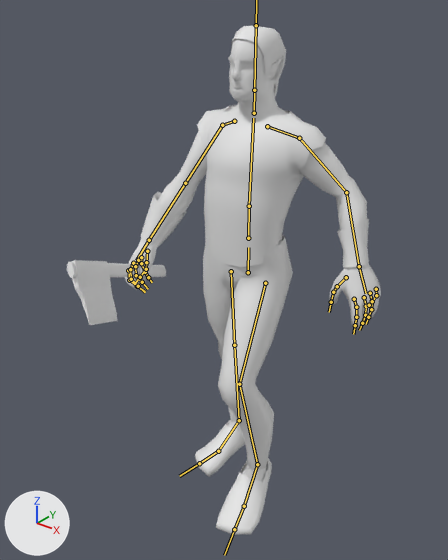
The FBX model Models Personatges/Models Carlos/elf_civil_final_axe_animation.fbx as it was, and as the next commit left it.
Rendered twice from a 50 mm camera at (2.11, -2.89, 3.34) aimed at (-0.04, -0.19, 1.67). The axes (+X, +Y, +Z) are drawn at lower left. The lights are the same throughout. Both versions are drawn at frame 7 of the action 'Armature|Walk'; the numbers are the values there. The bones that bend it are drawn over the model as lines.

In view in the first picture: 'Cylinder', 'Low_Poly_Characte.000_Mesh.007'.
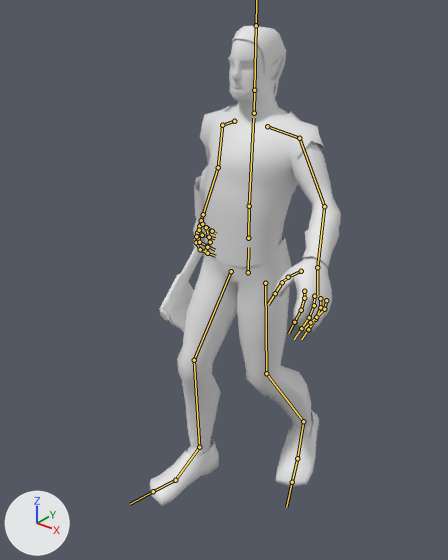
Boxes (x1, y1, x2, y2) around the edits, measured in the pictures (448 x 560 px):
'Low_Poly_Characte.000_Mesh.007', posed (25% narrower): before (125, 26, 381, 535); after (149, 26, 341, 506)
'Cylinder', posed: before (67, 260, 166, 325); after (159, 238, 205, 332)
bone 'Arm_l', root to tip: before (299, 138) to (346, 192); after (299, 138) to (324, 206)
bone 'Arm_r', root to tip: before (222, 125) to (185, 183); after (222, 125) to (218, 167)
bone 'forearm_r', root to tip: before (185, 183) to (149, 240); after (218, 167) to (203, 214)
bone 'Leg_l', root to tip: before (265, 283) to (239, 384); after (265, 283) to (266, 373)
bone 'Knee_l', root to tip: before (239, 384) to (257, 464); after (266, 373) to (303, 421)
bone 'Leg_r', root to tip: before (231, 271) to (234, 345); after (231, 271) to (194, 360)
bone 'Knee_l.001', root to tip: before (234, 345) to (239, 420); after (194, 360) to (199, 447)

Patch to the scene script:
```diff
--- a/Models Personatges/Models Carlos/elf_civil_final_axe_animation.fbx.py
+++ b/Models Personatges/Models Carlos/elf_civil_final_axe_animation.fbx.py
@@ bone_arm_l @@
 bone_arm_l = bpy.data.objects['Armature'].pose.bones['Arm_l']  # child of 'Shoulder_l'
-bone_arm_l.rotation_quaternion = (0.986, 0.122, 0.059, 0.099)  # degrees (15, 5, 12)
+bone_arm_l.rotation_quaternion = (0.975, -0.13, -0.168, -0.064)  # degrees (-14, -20, -5)
@@ bone_arm_r @@
 bone_arm_r = bpy.data.objects['Armature'].pose.bones['Arm_r']  # child of 'Shoulder_r'
-bone_arm_r.rotation_quaternion = (0.953, -0.153, -0.021, -0.261)  # degrees (-16, -7, -30)
+bone_arm_r.rotation_quaternion = (0.95, 0.211, -0.229, -0.006)  # degrees (27, -26, -7)
@@ bone_forearm_r @@
 bone_forearm_r = bpy.data.objects['Armature'].pose.bones['forearm_r']  # child of 'Arm_r'
-bone_forearm_r.rotation_quaternion = (0.991, -0.056, 0.004, -0.118)  # degrees (-6, 0, -14)
+bone_forearm_r.rotation_quaternion = (0.998, 0.061, -0.003, -0.022)  # degrees (7, 0, -3)
@@ bone_leg_l @@
 bone_leg_l = bpy.data.objects['Armature'].pose.bones['Leg_l']  # child of 'Spine'
-bone_leg_l.rotation_quaternion = (0.94, -0.336, -0.024, -0.049)  # degrees (-39, -5, -4)
+bone_leg_l.rotation_quaternion = (0.998, -0.063, 0.001, -0.003)  # degrees (-7, 0, 0)
@@ bone_knee_l @@
 bone_knee_l = bpy.data.objects['Armature'].pose.bones['Knee_l']  # child of 'Leg_l'
-bone_knee_l.rotation_quaternion = (0.906, 0.42, -0.003, 0.057)  # degrees (50, -3, 6)
+bone_knee_l.rotation_quaternion = (0.946, 0.323, -0.005, 0.012)  # degrees (38, -1, 1)
@@ bone_leg_r @@
 bone_leg_r = bpy.data.objects['Armature'].pose.bones['Leg_r']  # child of 'Spine'
-bone_leg_r.rotation_quaternion = (0.999, 0.042, -0.003, -0.002)  # degrees (5, 0, 0)
+bone_leg_r.rotation_quaternion = (0.962, -0.267, 0.022, 0.048)  # degrees (-31, 4, 5)
@@ bone_knee_l_001 @@
 bone_knee_l_001 = bpy.data.objects['Armature'].pose.bones['Knee_l.001']  # child of 'Leg_r'
-bone_knee_l_001.rotation_quaternion = (1.0, 0.011, 0.0, -0.003)  # degrees (1, 0, 0)
+bone_knee_l_001.rotation_quaternion = (0.961, 0.271, 0.002, -0.063)  # degrees (31, 2, -7)
```
